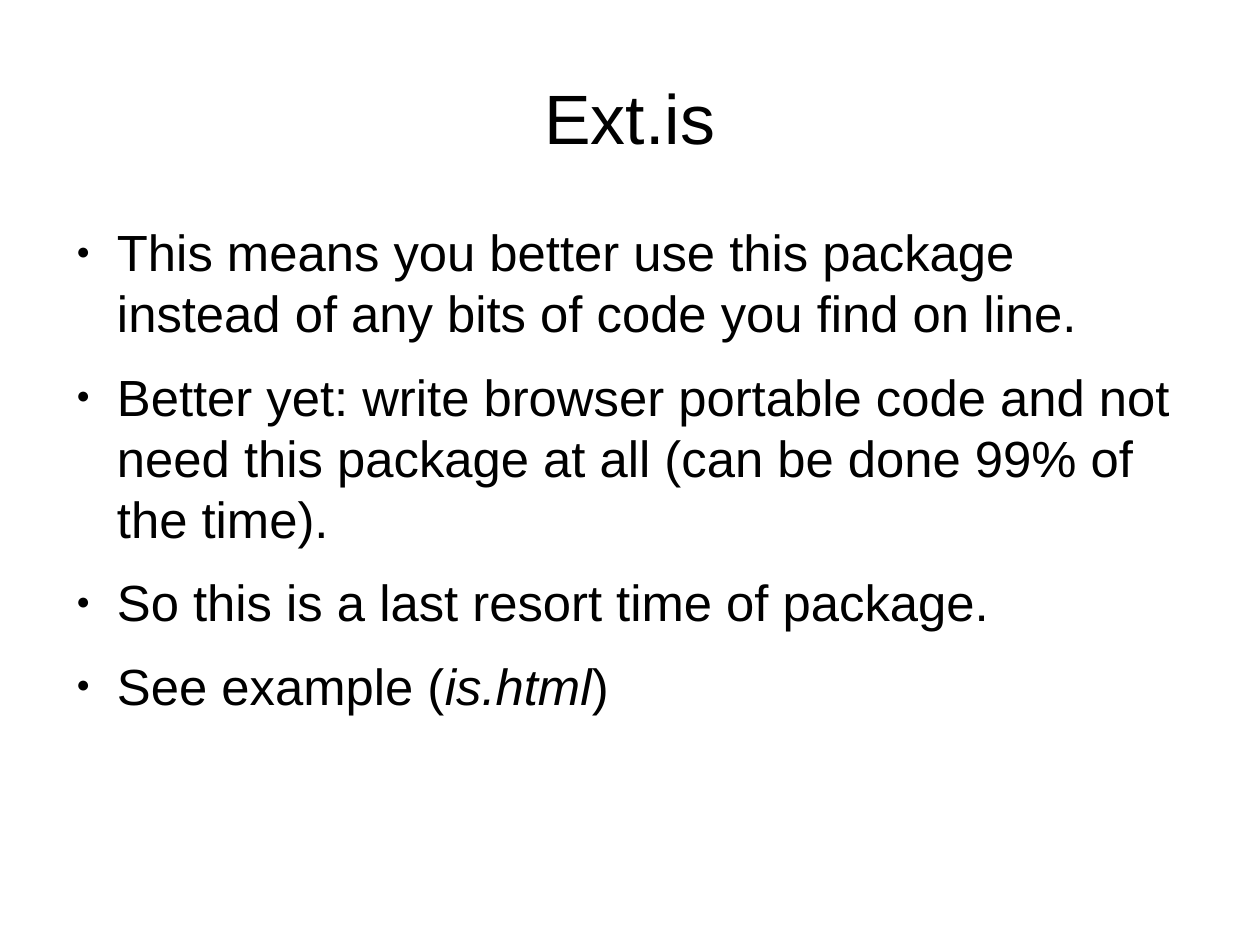
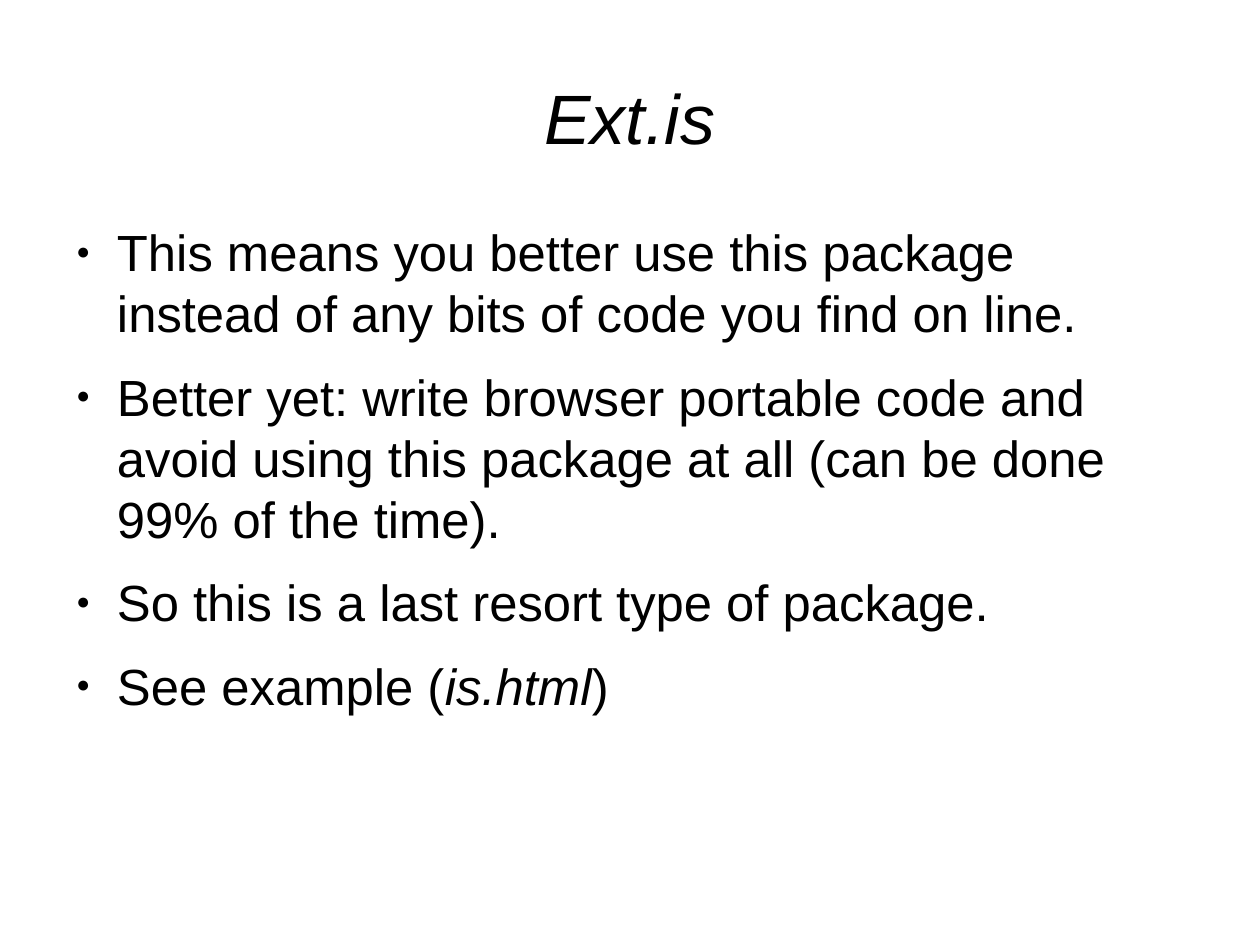
Before and after one commit to veltzer/demos, a slide deck: slide 13 of javascript/extjs/doc/extjs.odp. Drawn at 1260x945 pixels with LibreOffice and Linux fonts; fonts in the diff are those of the drawing. Boxes give left, top, right and bottom in pixels: in the first picture for what was removed or moved away, otherwise in the second. Text is boxed around its words. In the diff, an @@ line names an element or a change of style, - is before the commit and + after.

```diff
--- a/javascript/extjs/doc/extjs.odp
+++ b/javascript/extjs/doc/extjs.odp
@@ title "Ext.is" at (x1=544, y1=93, x2=715, y2=145): italic on @@
@@ text at (x1=117, y1=379, x2=1105, y2=632): text changed @@
-● Better yet: write browser portable code and not need this package at all (can be done 99% of the time).
-● So this is a last resort time of package.
+● Better yet: write browser portable code and avoid using this package at all (can be done 99% of the time).
+● So this is a last resort type of package.
```
Also in this commit, not shown: 4 other slides changed, 1 slide added, 1 other file.
